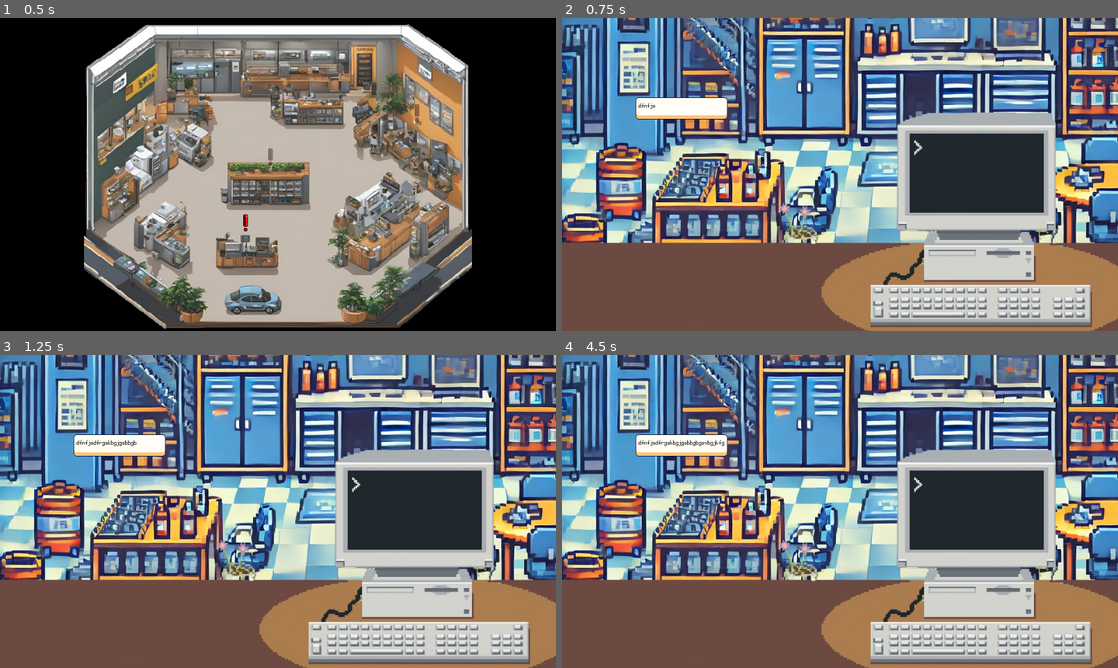
Above: before the commit, frames 1-4 (two rows, left to right).
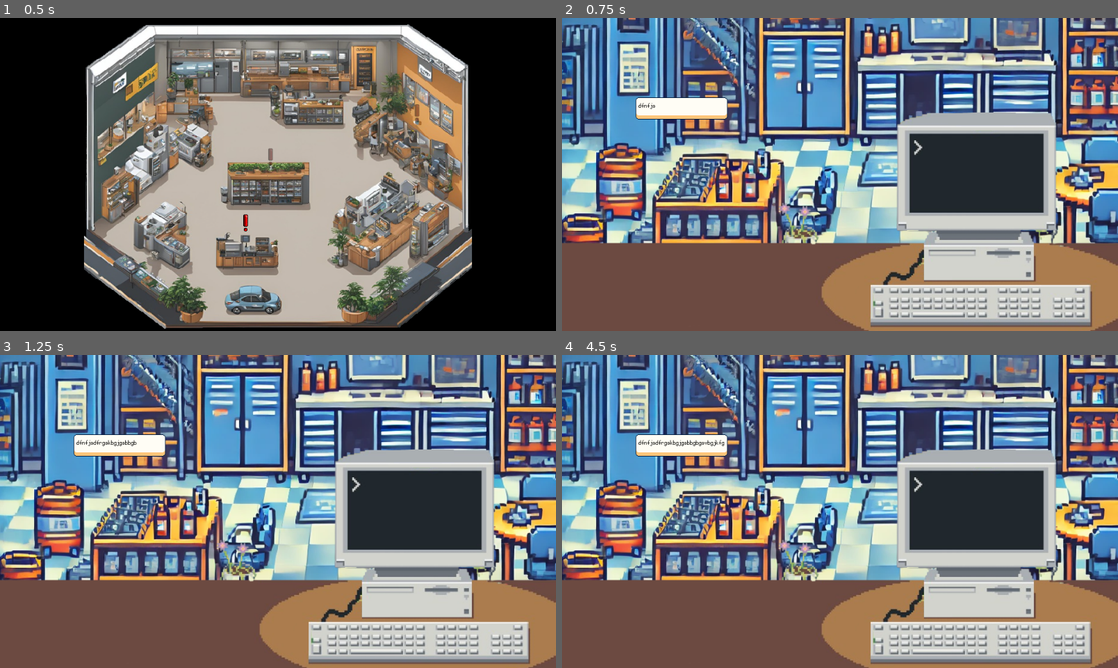
Above: after the commit, the same moments.

Repository: adleu/cours-serious-game---jam---05-02-2025-
Game: Godot game, scene res://scenes/screens/shop_main_view.tscn
Same seed, same stepped clock (60 frames per second), same inputs: the game is played once before the commit and once after it.
Inputs (mouse positions are in pixels of both pictures, inside the frame that each line leads up to):
- Up to frame 1 (0.5 s): no input
- Up to frame 2 (0.75 s): click (806, 249) at 0.5 s
- Up to frame 3 (1.25 s): no input
- Up to frame 4 (4.5 s): click (979, 549) at 1.25 s; click (828, 442) at 2.02 s; type "Alex" at 2.1 s; click "OK" at 2.75 s; click "OK" at 3.5 s; click "RETOUR" at 4.25 s

Frame 1 is identical in both runs. In frame 2, 3.6% of the frame differs, in the area x 0-100%, y 0-96%; in frame 3, 3.6%; in frame 4, 3.6%.

Commit message:
étagère

Diff:
--- a/project.godot
+++ b/project.godot
@@ -33,8 +33,8 @@
 
 [rendering]
 
-textures/canvas_textures/default_texture_filter=0
 renderer/rendering_method="gl_compatibility"
 renderer/rendering_method.mobile="gl_compatibility"
 environment/defaults/default_clear_color=Color(0, 0, 0, 1)
 2d/snap/snap_2d_transforms_to_pixel=true
+textures/defaults/default_clear_color=Color(0.3, 0.3, 0.3, 1)
--- /dev/null
+++ b/scenes/object/materiel.gd
@@ -0,0 +1,43 @@
+extends Node2D
+
+
+const IMAGE_FOLDER_PATH = "res://assets/sprites/assset_Etagere/"
+
+var adBlue = load("res://assets/sprites/assset_Etagere/adblue.png")
+var cligno = load("res://assets/sprites/assset_Etagere/clignotant.png")
+var derailleur = load("res://assets/sprites/assset_Etagere/derailleur.png")
+var gearbox = load("res://assets/sprites/assset_Etagere/gearbox.png")
+var essuie = load("res://assets/sprites/assset_Etagere/image_2025-02-05_112316817-removebg-preview.png")
+var pneu = load("res://assets/sprites/assset_Etagere/image_2025-02-05_112809715-removebg-preview.png")
+var huile = load("res://assets/sprites/assset_Etagere/pxArt_1_-removebg-preview.png")
+var batterie = load("res://assets/sprites/assset_Etagere/pxArt_2_-removebg-preview.png")
+var rizlac = load("res://assets/sprites/assset_Etagere/pxArt-removebg-preview.png")
+var vilebrequin = load("res://assets/sprites/assset_Etagere/vilbrequin.png")
+
+var tab_image = [adBlue,cligno,derailleur,gearbox,essuie,pneu,huile,batterie,rizlac,vilebrequin]
+
+var random_image
+
+var image_dict = {
+	"adBlue": adBlue,
+	"clignotant": cligno,
+	"dérailleur": derailleur,
+	"boîte de vitesse": gearbox,
+	"lave glace": essuie,
+	"pneu": pneu,
+	"huile": huile,
+	"batterie": batterie,
+	"rizlac": rizlac,
+	"vilebrequin": vilebrequin
+}
+var random_key
+
+func _ready():
+	pass
+
+func _on_button_pressed() -> void:
+	print(random_key)
+
+func setTexture(obj) -> void:
+	random_key = obj
+	$Sprite2D.texture = image_dict[random_key]
--- /dev/null
+++ b/scenes/object/materiel.tscn
@@ -0,0 +1,55 @@
+[gd_scene load_steps=14 format=3 uid="uid://co36b0xtfm1hw"]
+
+[ext_resource type="Script" path="res://scenes/object/materiel.gd" id="1_7276b"]
+[ext_resource type="Texture2D" uid="uid://ceqfyqkv10vga" path="res://assets/sprites/assset_Etagere/pxArt-removebg-preview.png" id="1_tcedr"]
+
+[sub_resource type="StyleBoxEmpty" id="StyleBoxEmpty_wywvy"]
+
+[sub_resource type="StyleBoxEmpty" id="StyleBoxEmpty_b481q"]
+
+[sub_resource type="StyleBoxEmpty" id="StyleBoxEmpty_gqtv0"]
+
+[sub_resource type="StyleBoxEmpty" id="StyleBoxEmpty_hre66"]
+
+[sub_resource type="StyleBoxEmpty" id="StyleBoxEmpty_nlgpa"]
+
+[sub_resource type="StyleBoxEmpty" id="StyleBoxEmpty_107ew"]
+
+[sub_resource type="StyleBoxEmpty" id="StyleBoxEmpty_0ewky"]
+
+[sub_resource type="StyleBoxEmpty" id="StyleBoxEmpty_m6vxo"]
+
+[sub_resource type="StyleBoxEmpty" id="StyleBoxEmpty_kkg2f"]
+
+[sub_resource type="StyleBoxEmpty" id="StyleBoxEmpty_4n8bj"]
+
+[sub_resource type="StyleBoxEmpty" id="StyleBoxEmpty_a8c46"]
+
+[node name="Materiel" type="Node2D"]
+scale = Vector2(0.3, 0.3)
+script = ExtResource("1_7276b")
+
+[node name="Sprite2D" type="Sprite2D" parent="."]
+position = Vector2(7.00003, -1)
+scale = Vector2(1.00271, 0.737415)
+texture = ExtResource("1_tcedr")
+
+[node name="Button" type="Button" parent="Sprite2D"]
+offset_left = -183.17
+offset_top = -287.943
+offset_right = -175.17
+offset_bottom = -279.943
+scale = Vector2(43.8173, 77.3025)
+theme_override_styles/focus = SubResource("StyleBoxEmpty_wywvy")
+theme_override_styles/disabled_mirrored = SubResource("StyleBoxEmpty_b481q")
+theme_override_styles/disabled = SubResource("StyleBoxEmpty_gqtv0")
+theme_override_styles/hover_pressed_mirrored = SubResource("StyleBoxEmpty_hre66")
+theme_override_styles/hover_pressed = SubResource("StyleBoxEmpty_nlgpa")
+theme_override_styles/hover_mirrored = SubResource("StyleBoxEmpty_107ew")
+theme_override_styles/hover = SubResource("StyleBoxEmpty_0ewky")
+theme_override_styles/pressed_mirrored = SubResource("StyleBoxEmpty_m6vxo")
+theme_override_styles/pressed = SubResource("StyleBoxEmpty_kkg2f")
+theme_override_styles/normal_mirrored = SubResource("StyleBoxEmpty_4n8bj")
+theme_override_styles/normal = SubResource("StyleBoxEmpty_a8c46")
+
+[connection signal="pressed" from="Sprite2D/Button" to="." method="_on_button_pressed"]
--- /dev/null
+++ b/scenes/screens/etagere.gd
@@ -0,0 +1,52 @@
+extends Node2D
+
+var adBlue = load("res://assets/sprites/assset_Etagere/adblue.png")
+var cligno = load("res://assets/sprites/assset_Etagere/clignotant.png")
+var derailleur = load("res://assets/sprites/assset_Etagere/derailleur.png")
+var gearbox = load("res://assets/sprites/assset_Etagere/gearbox.png")
+var essuie = load("res://assets/sprites/assset_Etagere/image_2025-02-05_112316817-removebg-preview.png")
+var pneu = load("res://assets/sprites/assset_Etagere/image_2025-02-05_112809715-removebg-preview.png")
+var huile = load("res://assets/sprites/assset_Etagere/pxArt_1_-removebg-preview.png")
+var batterie = load("res://assets/sprites/assset_Etagere/pxArt_2_-removebg-preview.png")
+var rizlac = load("res://assets/sprites/assset_Etagere/pxArt-removebg-preview.png")
+var vilebrequin = load("res://assets/sprites/assset_Etagere/vilbrequin.png")
+
+var tab_image = [adBlue,cligno,derailleur,gearbox,essuie,pneu,huile,batterie,rizlac,vilebrequin]
+
+var random_image
+
+var image_dict = {
+	"adBlue": adBlue,
+	"clignotant": cligno,
+	"dérailleur": derailleur,
+	"boîte de vitesse": gearbox,
+	"lave glace": essuie,
+	"pneu": pneu,
+	"huile": huile,
+	"batterie": batterie,
+	"rizlac": rizlac,
+	"vilebrequin": vilebrequin
+}
+
+
+var obj_tab = []
+
+var goal
+
+func _ready() -> void:
+	for child in $objet.get_children():
+		var keys = image_dict.keys()
+		var random_index = randi() % keys.size()
+		var random_key = keys[random_index]
+		var random_image = image_dict[random_key]
+		obj_tab.append(random_key)
+		child.setTexture(random_key)
+		print(random_key)
+		print(obj_tab)
+
+	goal = obj_tab[randi() % obj_tab.size()]
+	print("Objectif :"+goal)
+
+# Called every frame. 'delta' is the elapsed time since the previous frame.
+func _process(delta: float) -> void:
+	pass
--- /dev/null
+++ b/scenes/screens/etagere.tscn
@@ -0,0 +1,34 @@
+[gd_scene load_steps=4 format=3 uid="uid://bfvr6j5x2vooa"]
+
+[ext_resource type="Texture2D" uid="uid://din8ai5jfoa5k" path="res://assets/sprites/assset_Etagere/image.png" id="1_tqn85"]
+[ext_resource type="Script" path="res://scenes/screens/etagere.gd" id="1_wa1fq"]
+[ext_resource type="PackedScene" uid="uid://co36b0xtfm1hw" path="res://scenes/object/materiel.tscn" id="2_c5lmf"]
+
+[node name="Node2D" type="Node2D"]
+script = ExtResource("1_wa1fq")
+
+[node name="Sprite2D" type="Sprite2D" parent="."]
+position = Vector2(476, 257)
+scale = Vector2(1, 0.799999)
+texture = ExtResource("1_tqn85")
+
+[node name="objet" type="Node2D" parent="."]
+
+[node name="Materiel" parent="objet" instance=ExtResource("2_c5lmf")]
+position = Vector2(331, 101)
+
+[node name="Materiel2" parent="objet" instance=ExtResource("2_c5lmf")]
+position = Vector2(619, 203)
+scale = Vector2(0.234079, 0.195082)
+
+[node name="Materiel3" parent="objet" instance=ExtResource("2_c5lmf")]
+position = Vector2(337, 425)
+scale = Vector2(0.26302, 0.27605)
+
+[node name="Materiel4" parent="objet" instance=ExtResource("2_c5lmf")]
+position = Vector2(348, 291)
+scale = Vector2(0.211387, 0.222459)
+
+[node name="Materiel5" parent="objet" instance=ExtResource("2_c5lmf")]
+position = Vector2(611, 415)
+scale = Vector2(0.26302, 0.27605)
--- a/scenes/screens/shop_main_view.gd
+++ b/scenes/screens/shop_main_view.gd
@@ -12,10 +12,19 @@
 
 
 
-func _on_button_pressed() -> void:
+func _on_button_acceuil_pressed() -> void:
 	$Acceuil.visible = true
+	_clear_main_view()
+
+func _on_button_etagere_pressed() -> void:
+	$"Etagère".visible = true
+	_clear_main_view()
+
+func _on_button_commentaire_pressed() -> void:
+	pass
+
+func _clear_main_view() -> void:
 	$Bg1.visible = false
-
 	for child in $mark.get_children():
 		child.visible = false
 
--- a/scenes/screens/shop_main_view.tscn
+++ b/scenes/screens/shop_main_view.tscn
@@ -1,8 +1,9 @@
-[gd_scene load_steps=14 format=3 uid="uid://i1faaovka2j6"]
+[gd_scene load_steps=15 format=3 uid="uid://i1faaovka2j6"]
 
 [ext_resource type="Script" path="res://scenes/screens/shop_main_view.gd" id="1_voflh"]
 [ext_resource type="Texture2D" uid="uid://cc2pfp4m4hkka" path="res://assets/sprites/BG2.png" id="1_wm268"]
 [ext_resource type="PackedScene" uid="uid://rxt2kuiqvpbd" path="res://scenes/screens/acceuil.tscn" id="3_w2qtw"]
+[ext_resource type="PackedScene" uid="uid://bfvr6j5x2vooa" path="res://scenes/screens/etagere.tscn" id="4_rvbnc"]
 [ext_resource type="PackedScene" uid="uid://b7x7ykjtgj0n4" path="res://scenes/object/exclamation_mark.tscn" id="4_yenar"]
 
 [sub_resource type="StyleBoxEmpty" id="StyleBoxEmpty_6mdd2"]
@@ -40,7 +41,11 @@
 offset_right = -479.0
 offset_bottom = -267.0
 
-[node name="mark" type="Node" parent="."]
+[node name="Etagère" parent="." instance=ExtResource("4_rvbnc")]
+visible = false
+position = Vector2(-470, -263)
+
+[node name="mark" type="Node2D" parent="."]
 
 [node name="exclamation" parent="mark" instance=ExtResource("4_yenar")]
 position = Vector2(-72, 68)
@@ -69,7 +74,7 @@
 theme_override_styles/normal_mirrored = SubResource("StyleBoxEmpty_4y5nl")
 theme_override_styles/normal = SubResource("StyleBoxEmpty_3yrti")
 
-[node name="Button_accueil2" type="Button" parent="bouton"]
+[node name="Button_etagere" type="Button" parent="bouton"]
 offset_left = -89.0
 offset_top = -15.0
 offset_right = 20.0
@@ -85,7 +90,7 @@
 theme_override_styles/normal_mirrored = SubResource("StyleBoxEmpty_4y5nl")
 theme_override_styles/normal = SubResource("StyleBoxEmpty_3yrti")
 
-[node name="Button_accueil3" type="Button" parent="bouton"]
+[node name="Button_commentaire" type="Button" parent="bouton"]
 offset_left = 172.0
 offset_top = -119.0
 offset_right = 281.0
@@ -102,6 +107,6 @@
 theme_override_styles/normal_mirrored = SubResource("StyleBoxEmpty_4y5nl")
 theme_override_styles/normal = SubResource("StyleBoxEmpty_3yrti")
 
-[connection signal="pressed" from="bouton/Button_accueil" to="." method="_on_button_pressed"]
-[connection signal="pressed" from="bouton/Button_accueil2" to="." method="_on_button_pressed"]
-[connection signal="pressed" from="bouton/Button_accueil3" to="." method="_on_button_pressed"]
+[connection signal="pressed" from="bouton/Button_accueil" to="." method="_on_button_acceuil_pressed"]
+[connection signal="pressed" from="bouton/Button_etagere" to="." method="_on_button_etagere_pressed"]
+[connection signal="pressed" from="bouton/Button_commentaire" to="." method="_on_button_commentaire_pressed"]
Binary file added: assets/sprites/assset_Etagere/adblue.png
Not shown, added: assets/sprites/assset_Etagere/adblue.png.import
Binary file added: assets/sprites/assset_Etagere/clignotant.png
Not shown, added: assets/sprites/assset_Etagere/clignotant.png.import
Binary file added: assets/sprites/assset_Etagere/derailleur.png
Not shown, added: assets/sprites/assset_Etagere/derailleur.png.import
Binary file added: assets/sprites/assset_Etagere/gearbox.png
Not shown, added: assets/sprites/assset_Etagere/gearbox.png.import
Binary file added: assets/sprites/assset_Etagere/image.png
Not shown, added: assets/sprites/assset_Etagere/image.png.import
Binary file added: assets/sprites/assset_Etagere/image_2025-02-05_112316817-removebg-preview.png
Not shown, added: assets/sprites/assset_Etagere/image_2025-02-05_112316817-removebg-preview.png.import
(and 10 more such lines)
